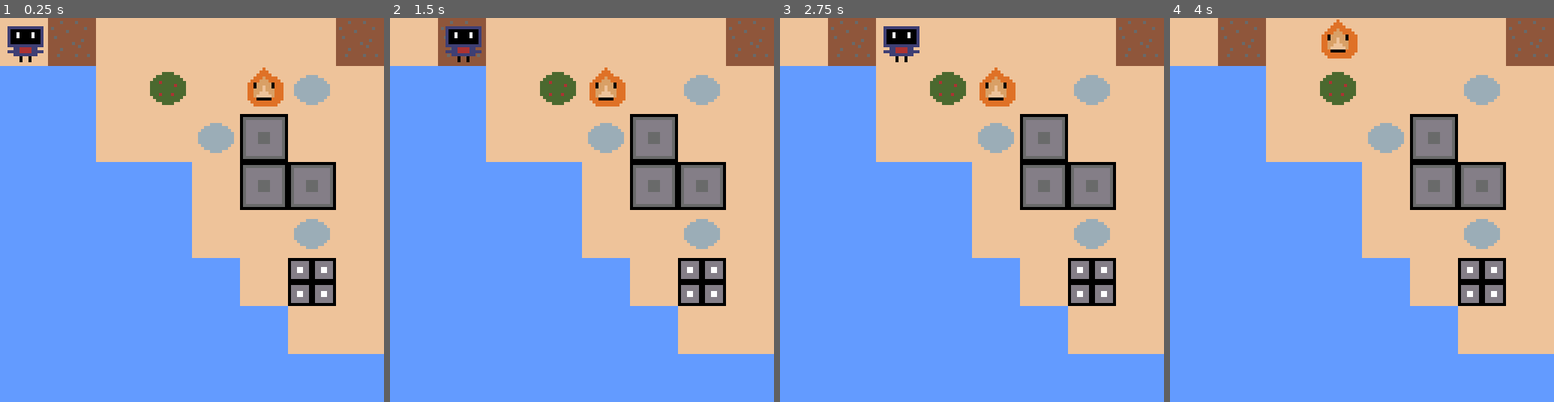
Above: before the commit, frames 1-4 (left to right).
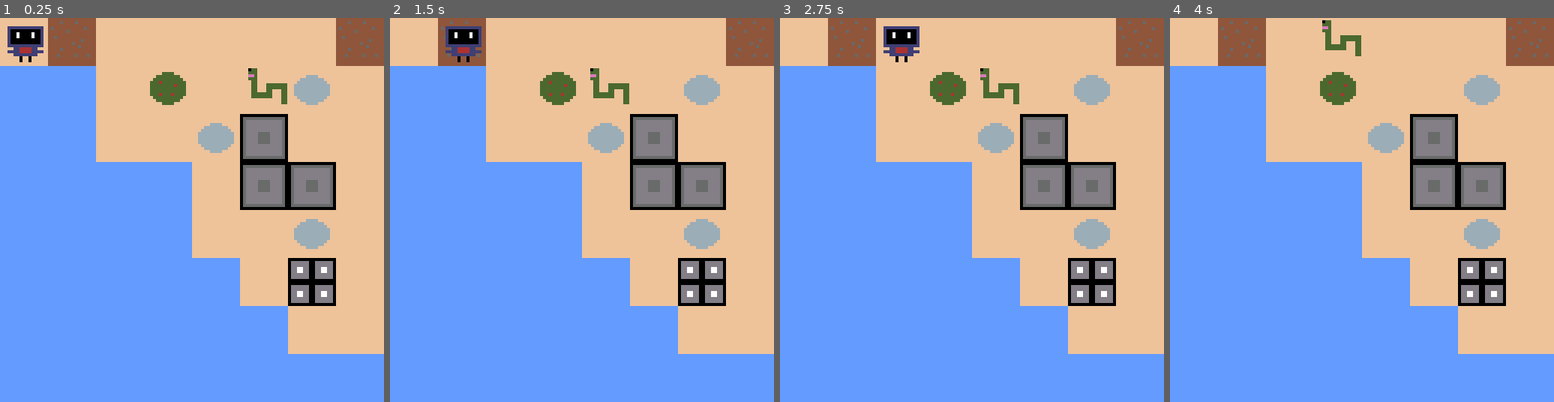
Above: after the commit, the same moments.

Repository: FollyAurelio/mixed-signals
Game: Godot game, scene res://scenes/main.tscn
Two runs of this game, one before a commit and one after it. Both use one fixed random seed, a clock stepped at 60 frames per second and the inputs below.
Inputs:
- Up to frame 1 (0.25 s): no input
- Up to frame 2 (1.5 s): hold Right (move_right) 0.53-1.28 s; tap Enter at 1.25 s; hold Down (move_down) from 1.28 s (still down)
- Up to frame 3 (2.75 s): release Down (move_down) at 2.03 s; hold Right (move_right) from 2.03 s (still down)
- Up to frame 4 (4 s): release Right (move_right) at 2.78 s; hold Up (move_up) 2.78-3.53 s; hold Left (move_left) from 3.53 s (still down)

The runs differ from the first frame. In frame 1, 0.8% of the frame differs, in the area x 64-75%, y 12-24%; in frame 2, 0.8%; in frame 3, 0.8%; in frame 4, 0.8%.

Commit message:
progress

Diff:
--- a/elements/enemy.tscn
+++ b/elements/enemy.tscn
@@ -2,7 +2,25 @@
 
 [ext_resource type="Texture2D" uid="uid://1i2qqkwf4edy" path="res://assets/graphics/fireguy-Sheet.png" id="1_jl78b"]
 [ext_resource type="Script" uid="uid://ddis0dckm0qfr" path="res://scripts/enemy.gd" id="1_uxutw"]
+[ext_resource type="Texture2D" uid="uid://qaq3x2jm0koo" path="res://assets/graphics/enemy_death-Sheet.png" id="2_wgbob"]
 [ext_resource type="Texture2D" uid="uid://dfps0qqdq4y3r" path="res://assets/graphics/snake-Sheet.png" id="3_88sqy"]
+[ext_resource type="Texture2D" uid="uid://b05f3vj6jx26k" path="res://assets/graphics/snake-SheetP.png" id="4_88sqy"]
+
+[sub_resource type="AtlasTexture" id="AtlasTexture_wtycq"]
+atlas = ExtResource("2_wgbob")
+region = Rect2(0, 0, 64, 64)
+
+[sub_resource type="AtlasTexture" id="AtlasTexture_r6skt"]
+atlas = ExtResource("2_wgbob")
+region = Rect2(64, 0, 64, 64)
+
+[sub_resource type="AtlasTexture" id="AtlasTexture_habo2"]
+atlas = ExtResource("2_wgbob")
+region = Rect2(128, 0, 64, 64)
+
+[sub_resource type="AtlasTexture" id="AtlasTexture_6svwe"]
+atlas = ExtResource("2_wgbob")
+region = Rect2(192, 0, 64, 64)
 
 [sub_resource type="AtlasTexture" id="AtlasTexture_btx3p"]
 atlas = ExtResource("1_jl78b")
@@ -20,8 +38,33 @@
 atlas = ExtResource("3_88sqy")
 region = Rect2(64, 0, 64, 64)
 
+[sub_resource type="AtlasTexture" id="AtlasTexture_rectw"]
+atlas = ExtResource("4_88sqy")
+region = Rect2(0, 0, 64, 64)
+
+[sub_resource type="AtlasTexture" id="AtlasTexture_hvrn5"]
+atlas = ExtResource("4_88sqy")
+region = Rect2(64, 0, 64, 64)
+
 [sub_resource type="SpriteFrames" id="SpriteFrames_88sqy"]
 animations = [{
+"frames": [{
+"duration": 1.0,
+"texture": SubResource("AtlasTexture_wtycq")
+}, {
+"duration": 1.0,
+"texture": SubResource("AtlasTexture_r6skt")
+}, {
+"duration": 1.0,
+"texture": SubResource("AtlasTexture_habo2")
+}, {
+"duration": 1.0,
+"texture": SubResource("AtlasTexture_6svwe")
+}],
+"loop": false,
+"name": &"death",
+"speed": 10.0
+}, {
 "frames": [{
 "duration": 1.0,
 "texture": SubResource("AtlasTexture_btx3p")
@@ -30,7 +73,7 @@
 "texture": SubResource("AtlasTexture_uxutw")
 }],
 "loop": true,
-"name": &"default",
+"name": &"fireguy",
 "speed": 3.0
 }, {
 "frames": [{
@@ -41,14 +84,34 @@
 "texture": SubResource("AtlasTexture_p6vme")
 }],
 "loop": true,
-"name": &"new_animation",
+"name": &"greenguy",
+"speed": 3.0
+}, {
+"frames": [{
+"duration": 1.0,
+"texture": SubResource("AtlasTexture_rectw")
+}, {
+"duration": 1.0,
+"texture": SubResource("AtlasTexture_hvrn5")
+}],
+"loop": true,
+"name": &"purpleguy",
 "speed": 3.0
 }]
 
-[node name="Enemy" type="CharacterBody2D" unique_id=1849383119]
+[sub_resource type="RectangleShape2D" id="RectangleShape2D_88sqy"]
+size = Vector2(74, 55)
+
+[node name="Enemy" type="CharacterBody2D" unique_id=1849383119 groups=["enemy"]]
+collision_layer = 2
 script = ExtResource("1_uxutw")
+metadata/_edit_group_ = true
 
 [node name="AnimatedSprite2D" type="AnimatedSprite2D" parent="." unique_id=16427901]
-position = Vector2(33, 35)
+position = Vector2(38, 32)
 sprite_frames = SubResource("SpriteFrames_88sqy")
-animation = &"new_animation"
+animation = &"fireguy"
+
+[node name="CollisionShape2D" type="CollisionShape2D" parent="." unique_id=1835604919]
+position = Vector2(38, 35)
+shape = SubResource("RectangleShape2D_88sqy")
--- /dev/null
+++ b/elements/laser_beam.tscn
@@ -0,0 +1,26 @@
+[gd_scene format=3 uid="uid://don18tdhgxvtm"]
+
+[ext_resource type="Script" uid="uid://81ojvft78a05" path="res://scripts/laser_beam.gd" id="1_l3aic"]
+[ext_resource type="Texture2D" uid="uid://dlq61x7fect4r" path="res://assets/graphics/lazerbeam1png.png" id="2_l3aic"]
+
+[sub_resource type="RectangleShape2D" id="RectangleShape2D_47jfe"]
+size = Vector2(29, 66)
+
+[node name="LaserBeam" type="Area2D" unique_id=564015786]
+collision_mask = 3
+script = ExtResource("1_l3aic")
+metadata/_edit_group_ = true
+
+[node name="Sprite2D" type="Sprite2D" parent="." unique_id=2105869921]
+position = Vector2(18.75, 28.5)
+scale = Vector2(0.47656253, 0.640625)
+texture = ExtResource("2_l3aic")
+
+[node name="CollisionShape2D" type="CollisionShape2D" parent="." unique_id=960585091]
+position = Vector2(19.5, 27)
+shape = SubResource("RectangleShape2D_47jfe")
+
+[node name="VisibleOnScreenNotifier2D" type="VisibleOnScreenNotifier2D" parent="." unique_id=2117659678]
+
+[connection signal="body_entered" from="." to="." method="_on_body_entered"]
+[connection signal="screen_exited" from="VisibleOnScreenNotifier2D" to="." method="_on_visible_on_screen_notifier_2d_screen_exited"]
--- a/elements/player.tscn
+++ b/elements/player.tscn
@@ -2,6 +2,7 @@
 
 [ext_resource type="Texture2D" uid="uid://dqrwaxiyulfjw" path="res://assets/graphics/bot-Sheet.png" id="1_5urir"]
 [ext_resource type="Script" uid="uid://c3cpnmoqcbai0" path="res://scripts/player.gd" id="1_sf2tj"]
+[ext_resource type="PackedScene" uid="uid://don18tdhgxvtm" path="res://elements/laser_beam.tscn" id="3_veuqq"]
 
 [sub_resource type="AtlasTexture" id="AtlasTexture_sf2tj"]
 atlas = ExtResource("1_5urir")
@@ -101,12 +102,25 @@
 "speed": 3.0
 }]
 
+[sub_resource type="RectangleShape2D" id="RectangleShape2D_sf2tj"]
+size = Vector2(65, 70)
+
 [node name="Player" type="CharacterBody2D" unique_id=1419232070]
+position = Vector2(-6, 4)
+collision_layer = 4
 script = ExtResource("1_sf2tj")
-metadata/_edit_group_ = true
 
 [node name="AnimatedSprite2D" type="AnimatedSprite2D" parent="." unique_id=1808145420]
 position = Vector2(34, 35)
 sprite_frames = SubResource("SpriteFrames_sh265")
 animation = &"idle_4"
 frame_progress = 0.015239776
+
+[node name="CollisionShape2D" type="CollisionShape2D" parent="." unique_id=696608675]
+position = Vector2(36.5, 33)
+shape = SubResource("RectangleShape2D_sf2tj")
+
+[node name="LaserBeam" parent="." unique_id=564015786 instance=ExtResource("3_veuqq")]
+collision_layer = 2
+
+[connection signal="beam_collide" from="LaserBeam" to="." method="_on_laser_beam_beam_collide"]
--- a/scenes/world.tscn
+++ b/scenes/world.tscn
@@ -163,12 +163,6 @@
 7:0/0/physics_layer_0/polygon_0/points = PackedVector2Array(-32, -32, 32, -32, 32, 32, -32, 32)
 8:0/0 = 0
 8:0/0/physics_layer_0/polygon_0/points = PackedVector2Array(-32, -32, 32, -32, 32, 32, -32, 32)
-2:1/0 = 0
-2:2/0 = 0
-1:2/0 = 0
-1:1/0 = 0
-0:1/0 = 0
-0:2/0 = 0
 
 [sub_resource type="TileSet" id="TileSet_71j4m"]
 tile_size = Vector2i(64, 64)
--- a/scripts/enemy.gd
+++ b/scripts/enemy.gd
@@ -5,6 +5,7 @@
 
 func _ready() -> void:
 	var mob_types = Array($AnimatedSprite2D.sprite_frames.get_animation_names())
+	mob_types.remove_at(0)
 	$AnimatedSprite2D.animation = mob_types.pick_random()
 	screen_coords = get_viewport_rect().size
 	$AnimatedSprite2D.play() # Replace with function body.
--- /dev/null
+++ b/scripts/laser_beam.gd
@@ -0,0 +1,34 @@
+extends Area2D
+var velocity = Vector2(0.0, 0.0)
+@export var speed = 400
+
+signal beam_collide
+# Called when the node enters the scene tree for the first time.
+func _ready() -> void:
+	pass # Replace with function body.
+
+
+# Called every frame. 'delta' is the elapsed time since the previous frame.
+func _process(delta: float) -> void:
+	position += velocity * speed * delta
+
+
+
+func _on_body_entered(body: Node2D) -> void:
+	beam_collide.emit()
+	hide()
+	if body.is_in_group("enemy"):
+		get_node("CollisionShape2D").disabled = true
+		var sprite = body.get_node("AnimatedSprite2D")
+		sprite.animation = "death"
+		sprite.play()
+		await sprite.animation_finished
+		body.queue_free()
+
+
+
+
+
+func _on_visible_on_screen_notifier_2d_screen_exited() -> void:
+	beam_collide.emit()
+	hide()# Replace with function body.
--- a/scripts/player.gd
+++ b/scripts/player.gd
@@ -2,12 +2,15 @@
 
 signal update_world
 
+var beam_shot = false
+
 # Called when the node enters the scene tree for the first time.
 func _ready() -> void:
-	#position = Vector2(0.0, 0.0)
+	position = Vector2(0.0, 0.0)
 	$AnimatedSprite2D.animation = "idle_4"
 	$AnimatedSprite2D.play() # Replace with function body.
-
+	$LaserBeam.hide()
+	$LaserBeam.get_node("CollisionShape2D").disabled = true
 
 
 func can_move_to(target_pos: Vector2) -> bool:
@@ -22,20 +25,59 @@
 # Called every frame. 'delta' is the elapsed time since the previous frame.
 func _physics_process(delta: float) -> void:
 	var direction = Vector2.ZERO
-	if Input.is_action_just_pressed("move_right"):
-		direction.x = 1
-		update_world.emit()
-	elif Input.is_action_just_pressed("move_left"):
-		direction.x = -1
-		update_world.emit()
-	elif Input.is_action_just_pressed("move_down"):
-		direction.y = 1
-		update_world.emit()
-	elif Input.is_action_just_pressed("move_up"):
-		direction.y = -1
-		update_world.emit()
+	if not beam_shot:
+		if Input.is_action_just_pressed("move_right"):
+			direction.x = 1
+			update_world.emit()
+		elif Input.is_action_just_pressed("move_left"):
+			direction.x = -1
+			update_world.emit()
+		elif Input.is_action_just_pressed("move_down"):
+			direction.y = 1
+			update_world.emit()
+		elif Input.is_action_just_pressed("move_up"):
+			direction.y = -1
+			update_world.emit()
+
+		elif Input.is_action_just_pressed("shoot_right"):
+			$LaserBeam.show()
+			beam_shot = true
+			$LaserBeam.get_node("CollisionShape2D").disabled = false
+			$LaserBeam.position = Vector2(0,0)
+			$LaserBeam.velocity = Vector2(1.0, 0.0)
+
+		elif Input.is_action_just_pressed("shoot_left"):
+			$LaserBeam.show()
+			beam_shot = true
+			$LaserBeam.get_node("CollisionShape2D").disabled = false
+			$LaserBeam.position = Vector2(0,0)
+			$LaserBeam.velocity = Vector2(-1.0, 0.0)
+
+
+		elif Input.is_action_just_pressed("shoot_up"):
+			$LaserBeam.show()
+			beam_shot = true
+			$LaserBeam.get_node("CollisionShape2D").disabled = false
+			$LaserBeam.position = Vector2(0,0)
+			$LaserBeam.velocity = Vector2(0.0, -1.0)
+
+
+		elif Input.is_action_just_pressed("shoot_down"):
+			$LaserBeam.show()
+			beam_shot = true
+			$LaserBeam.get_node("CollisionShape2D").disabled = false
+			$LaserBeam.position = Vector2(0,0)
+			$LaserBeam.velocity = Vector2(0.0, 1.0)
+
+
+
 
 	if direction != Vector2.ZERO:
 		var target = position + direction * 64
 		if can_move_to(target):
 			position = target
+
+
+
+func _on_laser_beam_beam_collide() -> void:
+	beam_shot = false
Binary file added: assets/graphics/enemy_death-Sheet.png
Not shown, added: assets/graphics/enemy_death-Sheet.png.import
Binary file added: assets/graphics/lazerbeam.png
Not shown, added: assets/graphics/lazerbeam.png.import
Binary file added: assets/graphics/lazerbeam1png.png
Not shown, added: assets/graphics/lazerbeam1png.png.import
Binary file added: assets/graphics/snake-SheetP.png
Not shown, added: assets/graphics/snake-SheetP.png.import
Not shown, added: scripts/laser_beam.gd.uid
